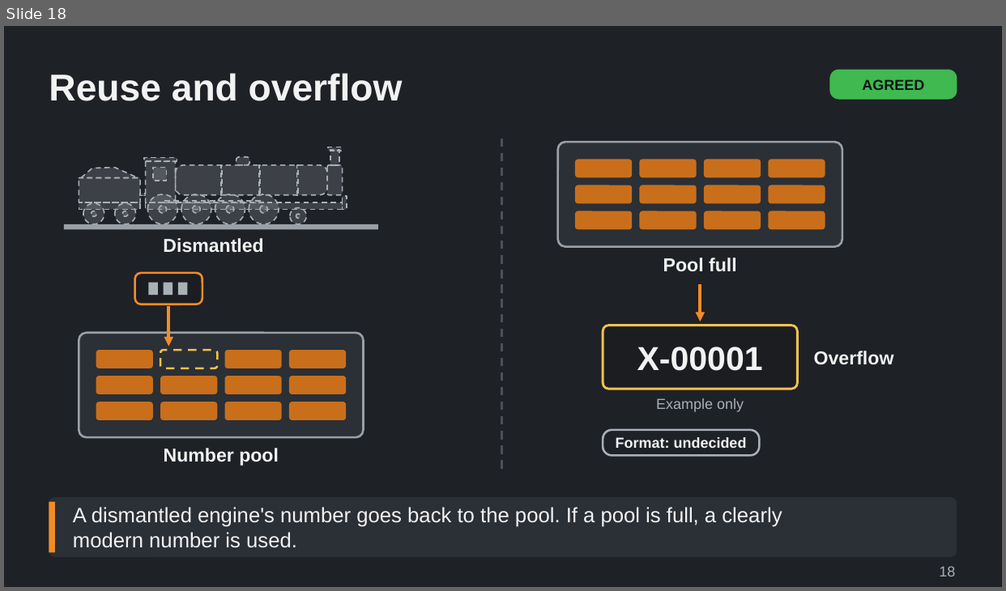
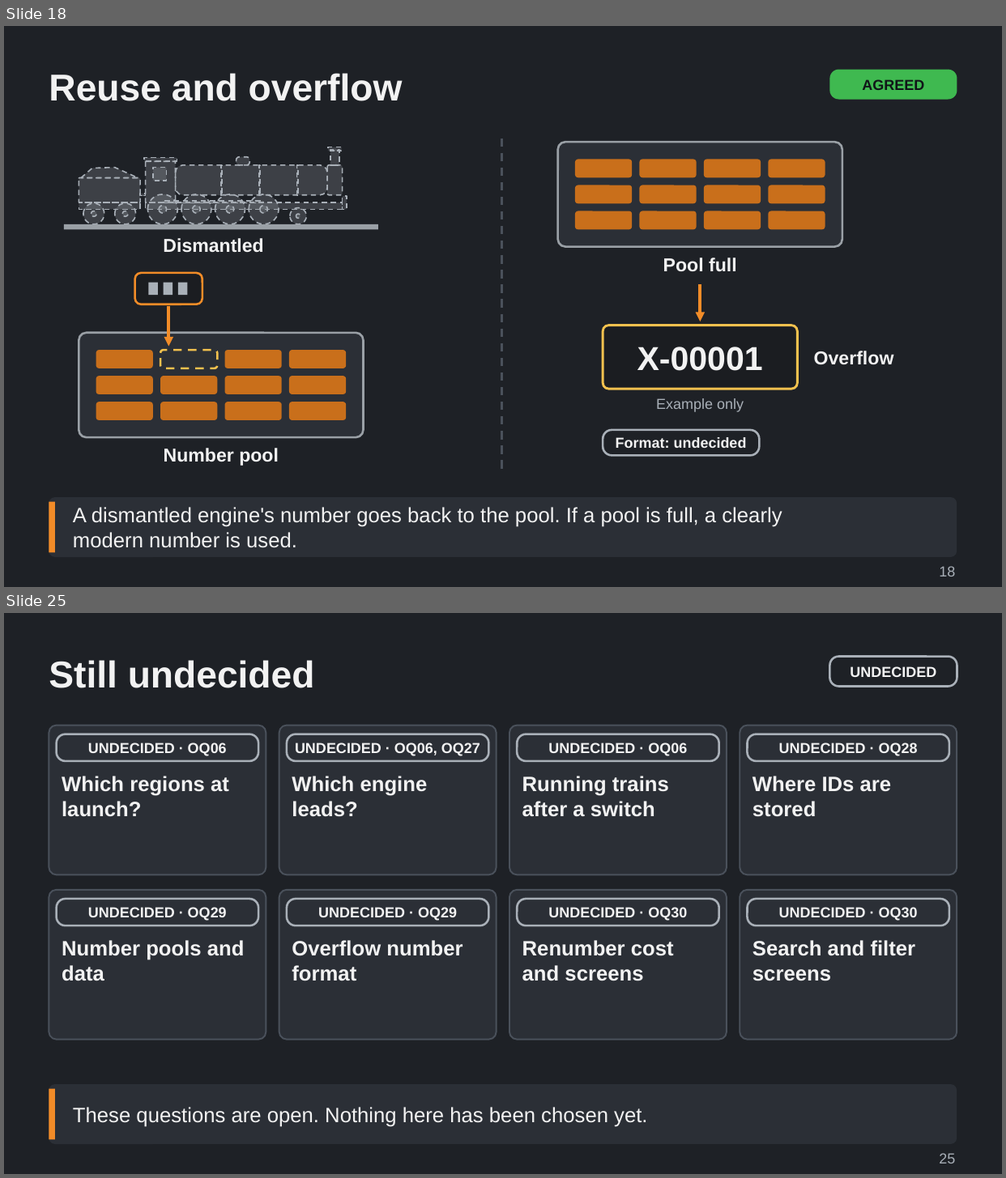
Before and after one commit to Tarenkookoo/Satisfactory---Early-Locomotion, a slide deck: Reporting/Claude Presents/Deck5_Regions_Numbers/Regions_Numbers_and_Fleet_Identity_Explained.pptx. Shown one above the other, each under a label of ours: slide 18 before the commit, slides 18 and 25 after it; the slides between them are not shown. The pictures are 1006x591 and 1006x1178 pixels, drawn with LibreOffice and Linux fonts; fonts in the diff are those of the drawing. Boxes give left, top, right and bottom in pixels: in the first picture for what was removed or moved away, otherwise in the second. Text is boxed around its words. In the diff, an @@ line names an element or a change of style, - is before the commit and + after.

```diff
--- a/Reporting/Claude Presents/Deck5_Regions_Numbers/Regions_Numbers_and_Fleet_Identity_Explained.pptx
+++ b/Reporting/Claude Presents/Deck5_Regions_Numbers/Regions_Numbers_and_Fleet_Identity_Explained.pptx
@@ slide 25 added at [4, 613, 1002, 1174], background #1E2126 @@
@@ title added at [49, 660, 315, 688], 36 pt, text #F2F2F2, bold @@
+Still undecided
@@ rounded rectangle added at [829, 657, 957, 687], outline #A9B0B8 2 pt, 14 pt, text #F2F2F2, bold @@
+UNDECIDED
@@ group added at [49, 726, 957, 1040]: 16 rounded rectangles, 8 texts @@
+UNDECIDED · OQ06
+Which regions at launch?
+UNDECIDED · OQ06, OQ27
+Which engine leads?
+UNDECIDED · OQ06
+Running trains after a switch
+UNDECIDED · OQ28
+Where IDs are stored
+UNDECIDED · OQ29
+Number pools and data
+UNDECIDED · OQ29
+Overflow number format
+UNDECIDED · OQ30
+Renumber cost and screens
+UNDECIDED · OQ30
+Search and filter screens
@@ rounded rectangle added at [49, 1084, 957, 1144], fill #2B2F36 @@
@@ rectangle added at [49, 1089, 55, 1140], fill #F28C28 @@
@@ text added at [73, 1107, 647, 1127], 20 pt, text #F2F2F2 @@
+These questions are open. Nothing here has been chosen yet.
@@ text added at [939, 1153, 955, 1164], 14 pt, text #A9B0B8 @@
+25
```
Also in this commit, not shown: 1 slide changed, 7 other slides added, 5 other files.
